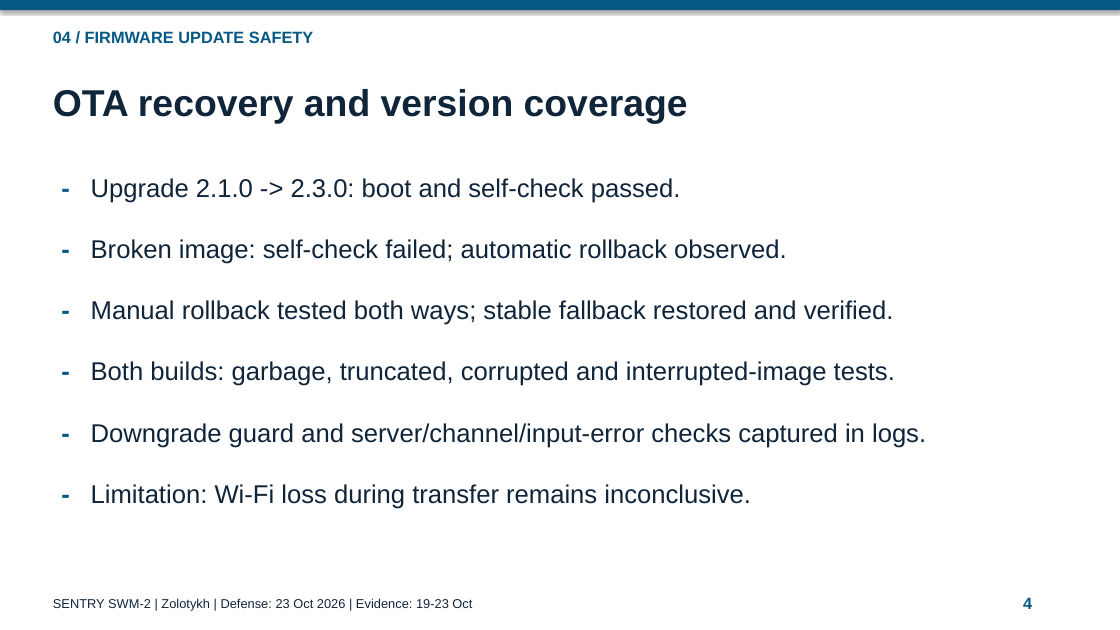
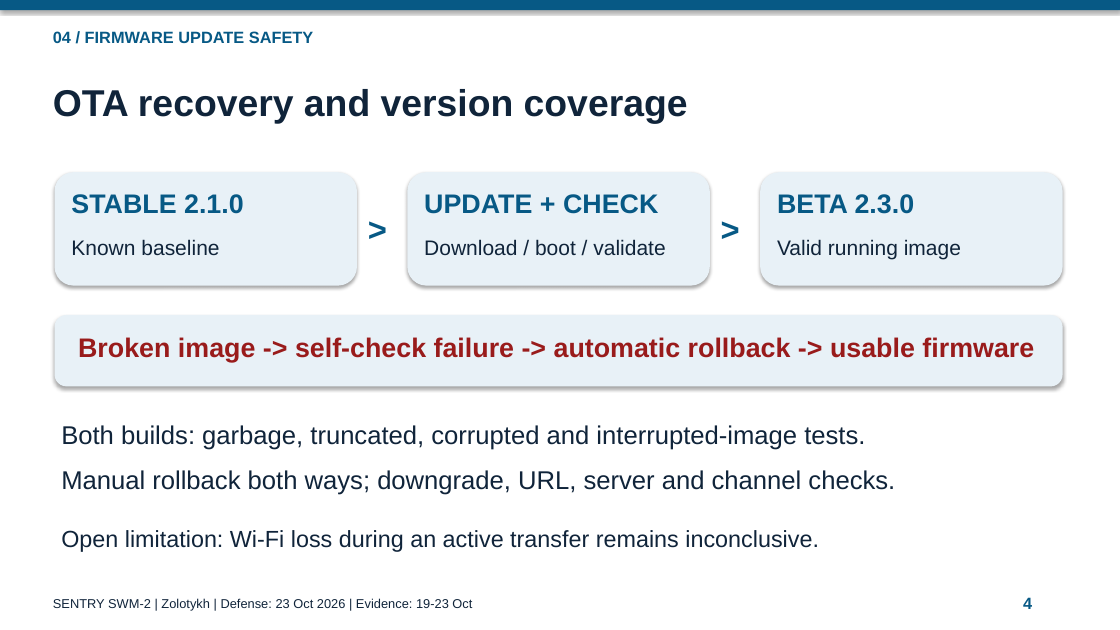
Before and after one commit to Ashtray555/Sentry_SWM_FINAL_Zolotykh, a slide deck: slide 4 of SENTRY_SWM2_Defense.pptx. Drawn at 1120x630 pixels with LibreOffice and Linux fonts; fonts in the diff are those of the drawing. Boxes give left, top, right and bottom in pixels: in the first picture for what was removed or moved away, otherwise in the second. Text is boxed around its words. In the diff, an @@ line names an element or a change of style, - is before the commit and + after.

```diff
--- a/SENTRY_SWM2_Defense.pptx
+++ b/SENTRY_SWM2_Defense.pptx
@@ text removed at (55, 168, 80, 210) @@
--
@@ rounded rectangle added at (55, 172, 357, 286), fill #E8F1F7 @@
@@ rounded rectangle added at (408, 172, 710, 286), fill #E8F1F7 @@
@@ rounded rectangle added at (760, 172, 1063, 286), fill #E8F1F7 @@
@@ text at (71, 194, 244, 214): text changed; size 22 to 23 pt; text colour #10243A to #075985; bold on @@
-Upgrade 2.1.0 -> 2.3.0: boot and self-check passed.
+STABLE 2.1.0
@@ text added at (361, 206, 408, 248), 28 pt, text #075985, bold @@
+>
@@ text added at (424, 194, 658, 214), 23 pt, text #075985, bold @@
+UPDATE + CHECK
@@ text at (714, 206, 760, 248): text changed; size 22 to 28 pt @@
--
+>
@@ text added at (777, 194, 915, 214), 23 pt, text #075985, bold @@
+BETA 2.3.0
@@ text removed at (55, 229, 80, 271) @@
--
@@ text added at (71, 239, 219, 255), 18 pt, text #10243A @@
+Known baseline
@@ text added at (424, 239, 665, 255), 18 pt, text #10243A @@
+Download / boot / validate
@@ text added at (777, 239, 961, 259), 18 pt, text #10243A @@
+Valid running image
@@ text removed at (55, 291, 80, 333) @@
--
@@ rounded rectangle added at (55, 315, 1063, 386), fill #E8F1F7 @@
@@ text removed at (91, 300, 894, 325) @@
-Manual rollback tested both ways; stable fallback restored and verified.
@@ text removed at (55, 352, 80, 394) @@
--
@@ text at (78, 337, 1034, 363): text changed; size 22 to 23 pt; text colour #10243A to #991B1B; bold on @@
-Broken image: self-check failed; automatic rollback observed.
+Broken image -> self-check failure -> automatic rollback -> usable firmware
@@ text "Both builds: garbage, truncated, corrupted ...": place and size @@
-text "Both builds: garbage, truncated, corrupted ..." at (91, 361, 895, 386)
+text "Both builds: garbage, truncated, corrupted ..." at (61, 425, 895, 495)
@@ text removed at (55, 413, 80, 455) @@
--
@@ text removed at (91, 423, 926, 448) @@
-Downgrade guard and server/channel/input-error checks captured in logs.
@@ text at (61, 470, 895, 495): paragraph added @@
+Manual rollback both ways; downgrade, URL, server and channel checks.
@@ text at (61, 530, 819, 552): text changed; size 22 to 20 pt @@
-Limitation: Wi-Fi loss during transfer remains inconclusive.
+Open limitation: Wi-Fi loss during an active transfer remains inconclusive.
```
Also in this commit, not shown: 3 other slides changed, 2 other files.
